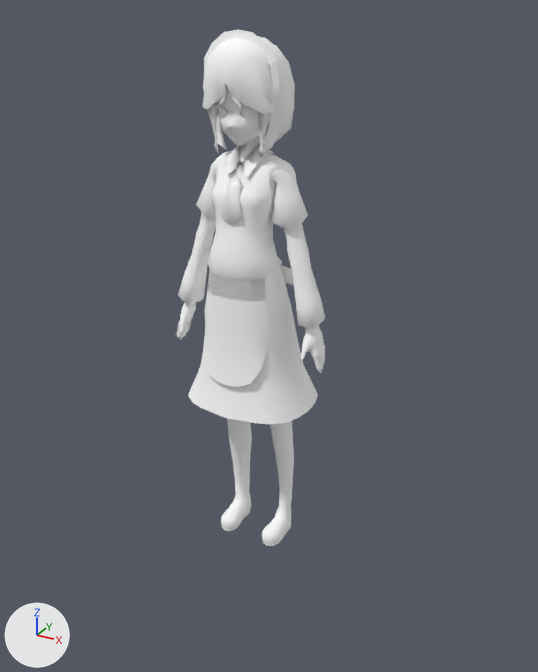
Two versions of the Blender file assets/Models/game/sakuyag.blend, one commit apart.
One viewpoint serves both versions: a 50 mm camera at (4.62, -8.22, 7.26) aimed at (0.14, -0.07, 3.19). Lighting does not change. The marker at lower left points along +X, +Y and +Z. Mesh edges are drawn as thin lines on the coarser meshes.

In view in the first picture: 'sakuya'.
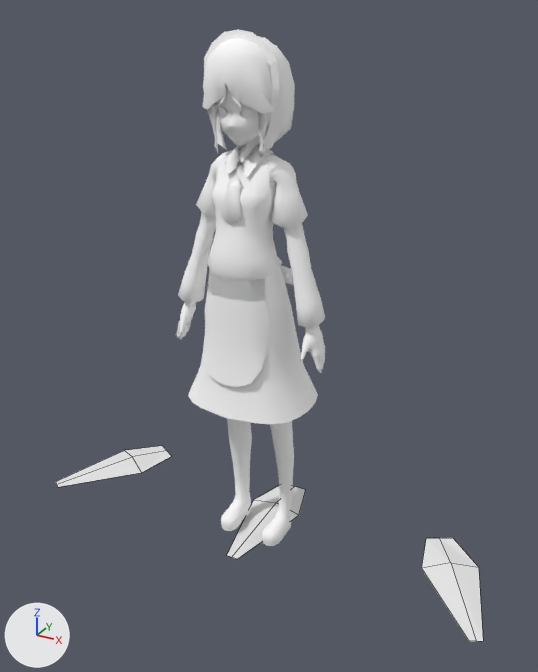
Changed parts and their boxes (x1, y1, x2, y2) in the pictures (538 x 672 px):
'knife', added
    after: (56, 446, 483, 642)

Edits to the bpy script that builds the scene:
```text
Add mat_knifemat:
    mat_knifemat = diffuse_material('knifeMat')
    mat_knifemat.base_color = (0.8, 0.8, 0.8)  # white #e7e7e7
Add me_knife:
    me_knife.from_pydata(...)  # 27 vertices, 12 faces; spans x -3.57..3.57, y -0.93..1.06, z 0.0..0.09
    me_knife.materials.append(mat_knifemat)  # its picture is missing
Add ob_knife:
    ob_knife = bpy.data.objects.new('knife', me_knife)
    ob_knife.location = (0.0, 0.0, 0.0)
```
